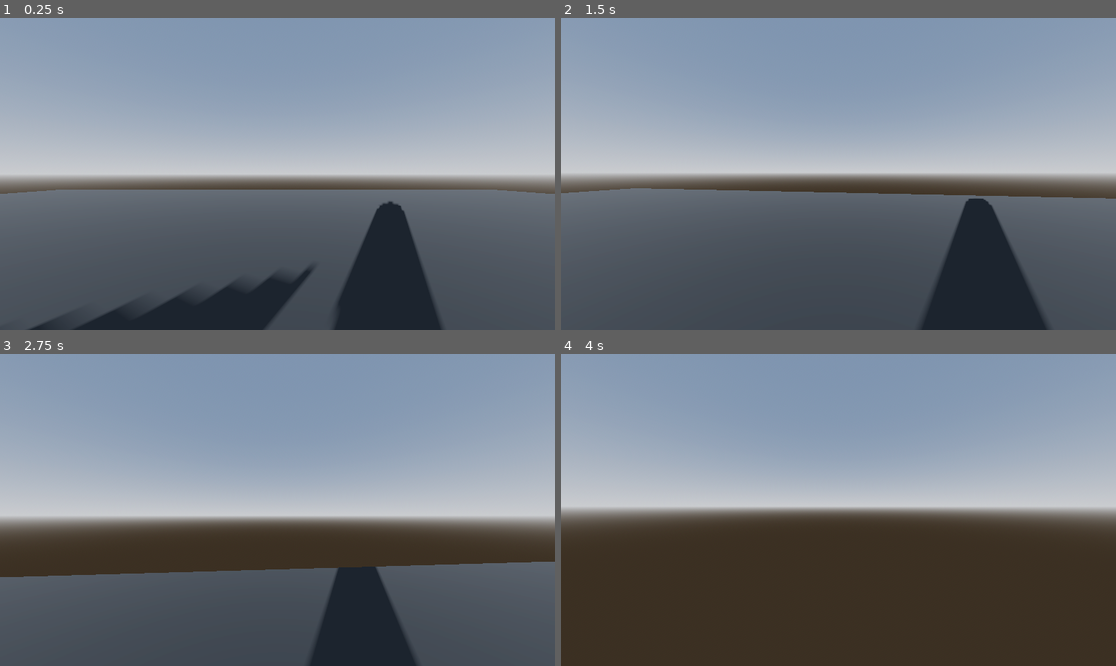
Above: before the commit, frames 1-4 (two rows, left to right).
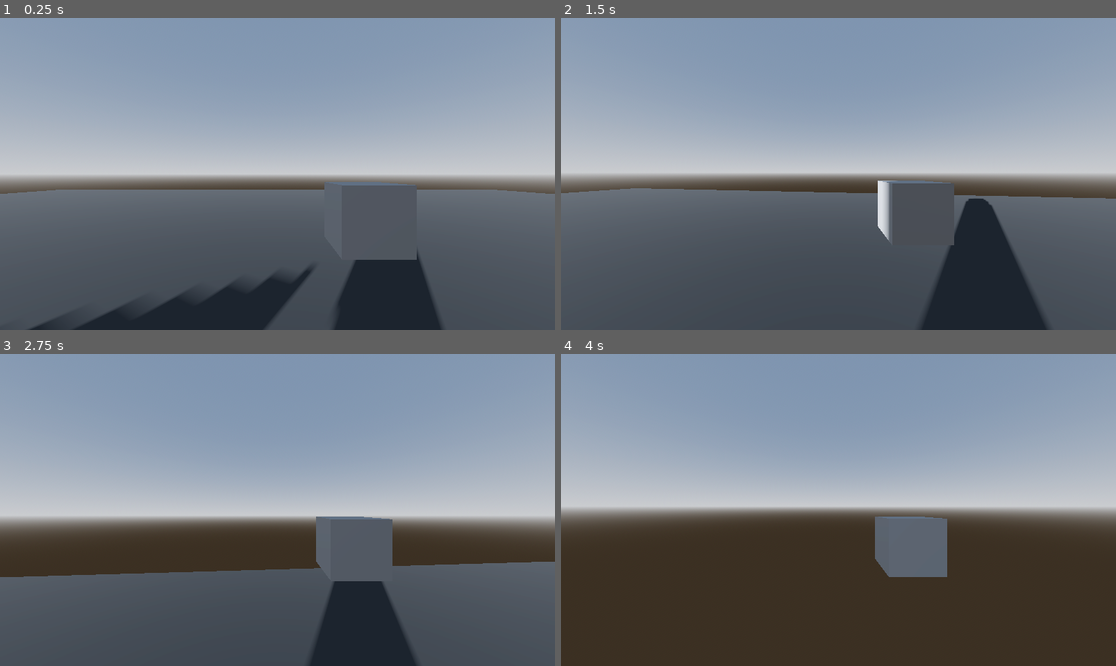
Above: after the commit, the same moments.

Repository: TRI-ADIC/valley-source-code
Game: Godot game, scene res://Scenes/world.tscn
Two runs of this game, one before a commit and one after it. Both use one fixed random seed, a clock stepped at 60 frames per second and the inputs below.
Inputs (mouse positions are in pixels of both pictures, inside the frame that each line leads up to):
- Up to frame 1 (0.25 s): no input
- Up to frame 2 (1.5 s): move the mouse to (866, 174) at 0.52 s; hold Shift (sprint) 0.53-1.28 s; hold W (forward) from 0.53 s (still down); tap Space (jump) at 0.77 s; move the mouse to (810, 174) at 1.27 s; tap Shift (sprint) at 1.35 s
- Up to frame 3 (2.75 s): keep holding W (forward); tap Space (jump) at 1.52 s; move the mouse to (288, 503) at 2.02 s; hold Shift (sprint) from 2.03 s (still down)
- Up to frame 4 (4 s): keep holding W (forward); move the mouse to (832, 516) at 2.77 s; release Shift (sprint) at 2.78 s; tap Shift (sprint) at 2.85 s; tap Space (jump) at 3.02, 3.77 s; tap Enter at 3.5 s; move the mouse to (877, 513) at 3.52 s; hold Shift (sprint) from 3.53 s (still down)

The runs differ from the first frame. In frame 1, 1.8% of the frame differs, in the area x 58-76%, y 52-78%; in frame 2, 0.9%; in frame 3, 2.5%, in the area x 56-71%, y 52-73%; in frame 4, 2.4%.

Commit message:
style: change names of nodes and vars to be clearer

Diff:
--- a/Scenes/world.tscn
+++ b/Scenes/world.tscn
@@ -1,6 +1,7 @@
 [gd_scene format=3 uid="uid://dnh2atcr2mn0n"]
 
 [ext_resource type="Script" uid="uid://g3icjla1v54d" path="res://Scripts/character_body_3d.gd" id="1_a02cp"]
+[ext_resource type="Script" uid="uid://c1vbyqh1eqiya" path="res://Scripts/hand.gd" id="2_go701"]
 
 [sub_resource type="ProceduralSkyMaterial" id="ProceduralSkyMaterial_f3sb7"]
 sky_horizon_color = Color(0.66224277, 0.6717428, 0.6867428, 1)
@@ -19,13 +20,15 @@
 
 [sub_resource type="CapsuleShape3D" id="CapsuleShape3D_f3sb7"]
 
+[sub_resource type="BoxMesh" id="BoxMesh_go701"]
+
 [sub_resource type="ORMMaterial3D" id="ORMMaterial3D_a02cp"]
 albedo_color = Color(0.37036446, 0.3703645, 0.37036446, 1)
 
 [sub_resource type="ORMMaterial3D" id="ORMMaterial3D_go701"]
 albedo_color = Color(0.30140078, 0.40327075, 0.25642157, 1)
 
-[node name="world" type="Node3D" unique_id=411172354]
+[node name="World" type="Node3D" unique_id=411172354]
 
 [node name="DirectionalLight3D" type="DirectionalLight3D" parent="." unique_id=490516875]
 transform = Transform3D(-0.86602545, -0.065539986, -0.49568596, 0, -0.9913718, 0.13107985, -0.50000006, 0.11351846, 0.8585531, 0, 0, 0)
@@ -34,20 +37,28 @@
 [node name="WorldEnvironment" type="WorldEnvironment" parent="." unique_id=1705628936]
 environment = SubResource("Environment_tlwt5")
 
-[node name="CharacterBody3D" type="CharacterBody3D" parent="." unique_id=1476496864]
+[node name="AnthroCat" type="CharacterBody3D" parent="." unique_id=1476496864]
 transform = Transform3D(1, 0, 0, 0, 1, 0, 0, 0, 1, 0, 1.515234, 0)
 script = ExtResource("1_a02cp")
 
-[node name="MeshInstance3D" type="MeshInstance3D" parent="CharacterBody3D" unique_id=798135260]
+[node name="MeshInstance3D" type="MeshInstance3D" parent="AnthroCat" unique_id=798135260]
 mesh = SubResource("CapsuleMesh_gv5m4")
 
-[node name="CollisionShape3D" type="CollisionShape3D" parent="CharacterBody3D" unique_id=1316694267]
+[node name="CollisionShape3D" type="CollisionShape3D" parent="AnthroCat" unique_id=1316694267]
 shape = SubResource("CapsuleShape3D_f3sb7")
 
-[node name="Head" type="Node3D" parent="CharacterBody3D" unique_id=725942095]
+[node name="Head" type="Node3D" parent="AnthroCat" unique_id=725942095]
 transform = Transform3D(1, 0, 0, 0, 1, 0, 0, 0, 1, 0, 0.60046935, 0)
 
-[node name="Camera3D" type="Camera3D" parent="CharacterBody3D/Head" unique_id=219316]
+[node name="Camera3D" type="Camera3D" parent="AnthroCat/Head" unique_id=219316]
+
+[node name="Hand" type="Node3D" parent="AnthroCat/Head/Camera3D" unique_id=2016784914]
+transform = Transform3D(1, 0, 0, 0, 1, 0, 0, 0, 1, 0.34137273, -0.16254616, -0.17992002)
+script = ExtResource("2_go701")
+
+[node name="MeshInstance3D" type="MeshInstance3D" parent="AnthroCat/Head/Camera3D/Hand" unique_id=968091584]
+transform = Transform3D(0.25, 0, 0, 0, 0.25, 0, 0, 0, 0.25, 0, 0, -0.6098527)
+mesh = SubResource("BoxMesh_go701")
 
 [node name="Environment" type="Node3D" parent="." unique_id=551454675]
 
--- a/Scripts/character_body_3d.gd
+++ b/Scripts/character_body_3d.gd
@@ -10,7 +10,7 @@
 #Head bob variables
 const BOB_FREQUENCY = 2.0
 const BOB_AMPLITUDE = 0.08
-var headbob_camera_transform = 0.0
+var headbob_time = 0.0
 
 #FOV variables
 const BASE_FOV = 75.0
@@ -29,10 +29,10 @@
 		camera.rotation.x = clamp(camera.rotation.x, deg_to_rad(-90), deg_to_rad(90))
 
 func _headbob(time) -> Vector3:
-	var pos = Vector3.ZERO
-	pos.y = sin(time * BOB_FREQUENCY) * BOB_AMPLITUDE
-	pos.x = cos(time * BOB_FREQUENCY / 2) * BOB_AMPLITUDE
-	return pos
+	var position = Vector3.ZERO
+	position.y = sin(time * BOB_FREQUENCY) * BOB_AMPLITUDE
+	position.x = cos(time * BOB_FREQUENCY / 2) * BOB_AMPLITUDE
+	return position
 
 func _fov_change(delta: float) -> float:
 	var velocity_clamped = clamp(velocity.length(), 0.5, SPRINT_SPEED * 2)
@@ -71,8 +71,8 @@
 		velocity.z = lerp(velocity.z, direction.z * speed, delta * 2.0)
 
 	#Head bob
-	headbob_camera_transform += delta * velocity.length() * float (is_on_floor())
-	camera.transform.origin = _headbob(headbob_camera_transform)
+	headbob_time += delta * velocity.length() * float (is_on_floor())
+	camera.transform.origin = _headbob(headbob_time)
 
 	#FOV change
 	var velocity_clamped = clamp(velocity.length(), 0.5, SPRINT_SPEED * 2)
